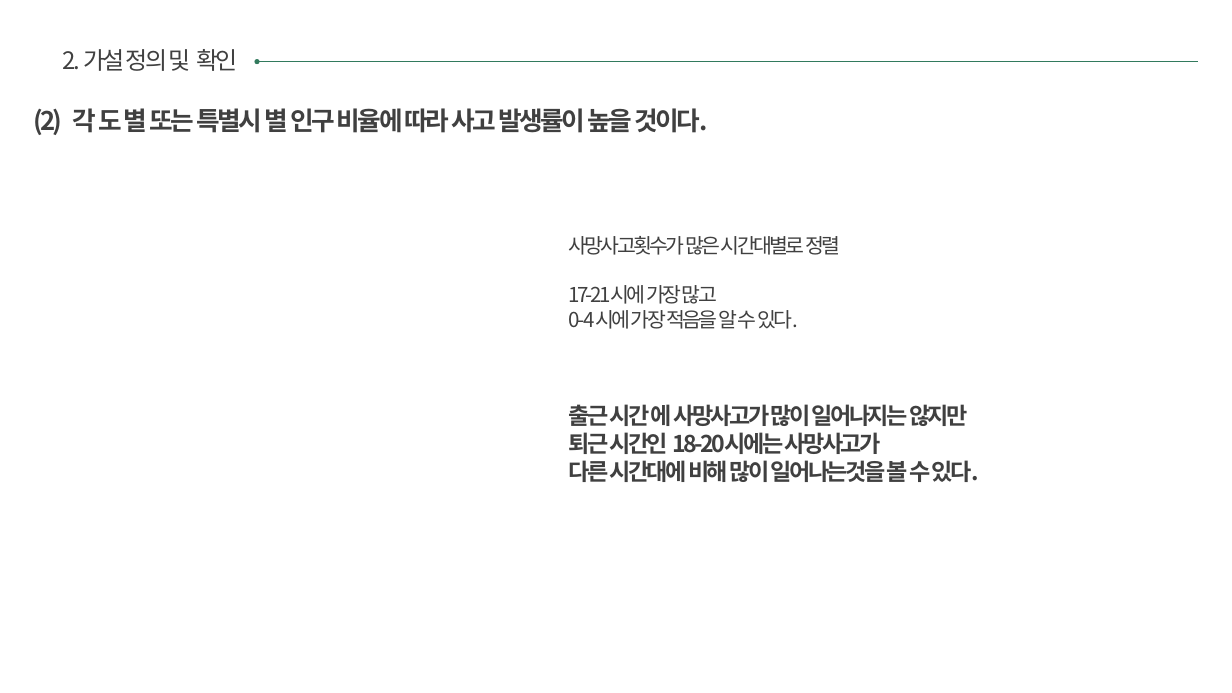
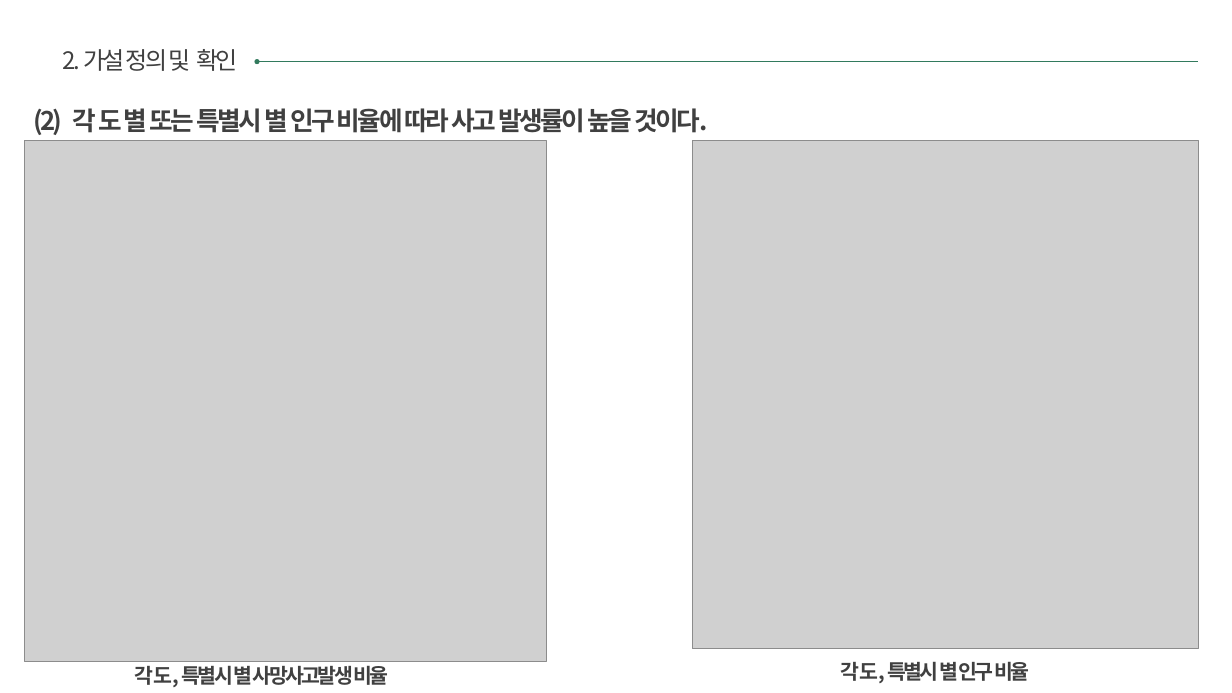
Before and after one commit to sunnight9507/4_2_-Data_Visualization, a slide deck: slide 8 of 교통사고/교통사고 데이터 분석.pptx. Drawn at 1232x693 pixels with LibreOffice and Linux fonts; fonts in the diff are those of the drawing; grey boxes stand for pictures. Boxes give left, top, right and bottom in pixels: in the first picture for what was removed or moved away, otherwise in the second. Text is boxed around its words. In the diff, an @@ line names an element or a change of style, - is before the commit and + after.

```diff
--- a/교통사고/교통사고 데이터 분석.pptx
+++ b/교통사고/교통사고 데이터 분석.pptx
@@ picture added at (24,140,546,662) @@
@@ picture added at (692,140,1199,649) @@
@@ text removed at (568,404,979,482) @@
-출근 시간 에 사망사고가 많이 일어나지는 않지만
-퇴근 시간인 18-20시에는 사망사고가
-다른 시간대에 비해 많이 일어나는것을 볼 수 있다.
@@ text at (135,666,388,687): text changed; bold on @@
-사망사고횟수가 많은 시간대별로 정렬
-17-21시에 가장 많고
-0- 4시에 가장 적음을 알 수 있다.
+각 도, 특별시 별 사망사고발생 비율
@@ text added at (840,662,1029,683), 16 pt, text #404040, bold @@
+각 도, 특별시 별 인구 비율
```
Also in this commit, not shown: 5 other slides changed, 2 slides added, 1 slide removed, 1 other file.
